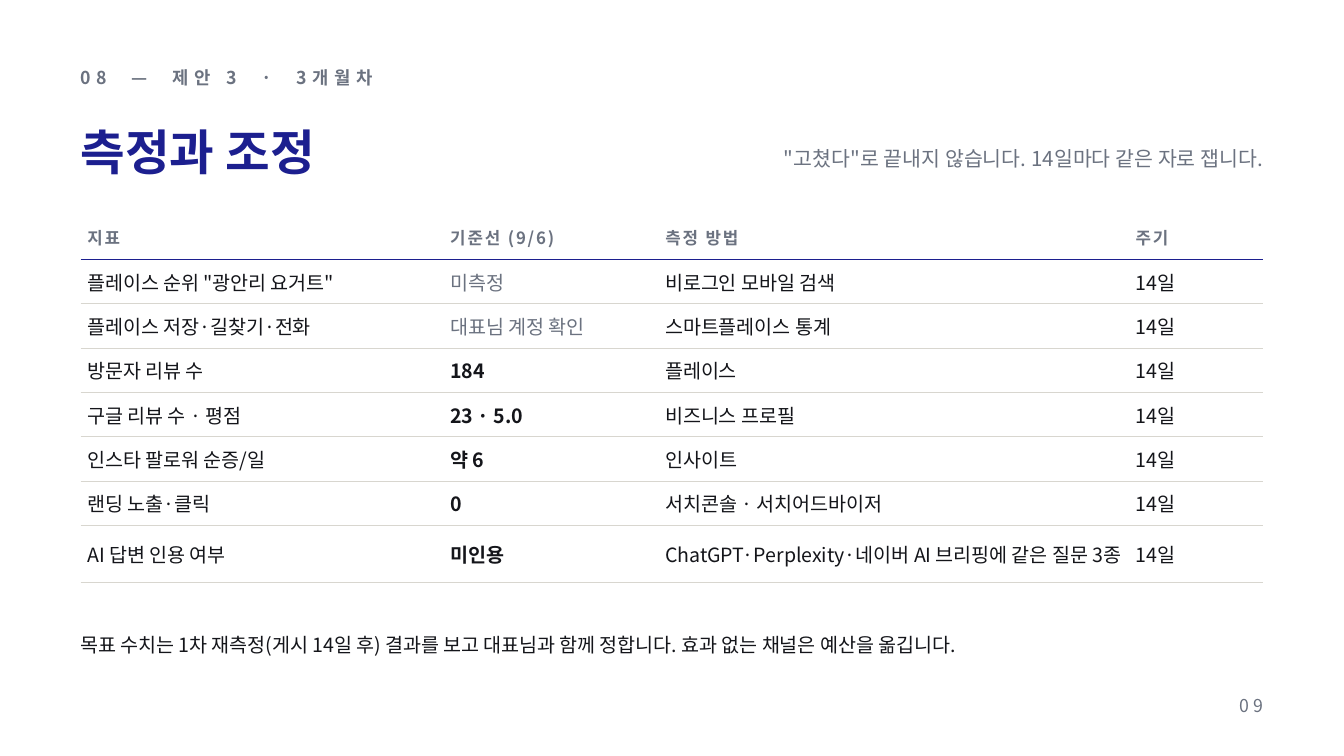
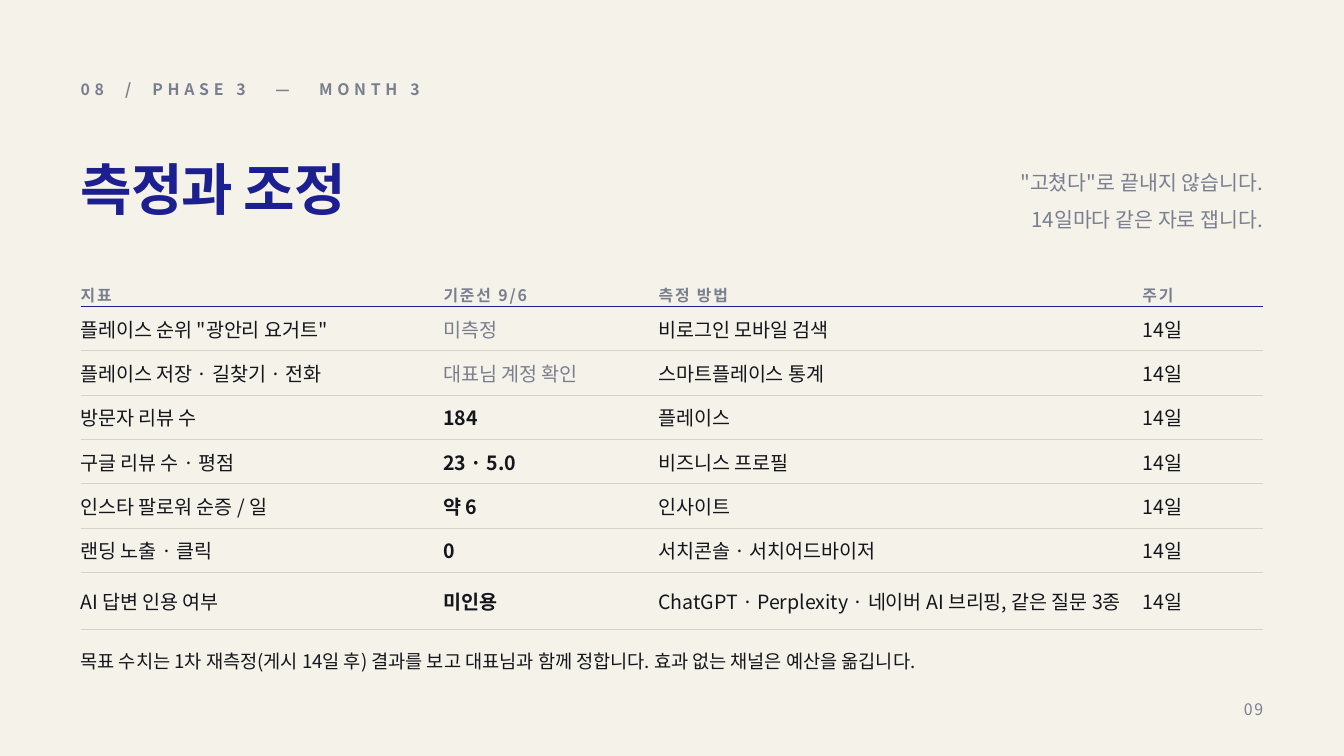
Before and after one commit to severaljama-hue/advertising-agency, a slide deck: slide 9 of docs/sydney-yogurt-lab/proposal.pptx. Drawn at 1344x756 pixels with LibreOffice and Linux fonts; fonts in the diff are those of the drawing. Boxes give left, top, right and bottom in pixels: in the first picture for what was removed or moved away, otherwise in the second. Text is boxed around its words. In the diff, an @@ line names an element or a change of style, - is before the commit and + after.

```diff
--- a/docs/sydney-yogurt-lab/proposal.pptx
+++ b/docs/sydney-yogurt-lab/proposal.pptx
@@ background #FFFFFF to #F5F2EA @@
@@ text at (x1=81, y1=83, x2=419, y2=95): text changed; size 9.5 to 8.5 pt; text colour #6B7280 to #7A7F8E @@
-08 — 제안 3 · 3개월차
+08 / PHASE 3 — MONTH 3
@@ text "측정과 조정" moved from (x1=81, y1=129, x2=315, y2=175) to (x1=81, y1=163, x2=346, y2=215) @@
@@ text "측정과 조정" at (x1=81, y1=163, x2=346, y2=215): size 26 to 30 pt, letter spacing 0 to -0.5 pt; line spacing 1 to 1.2 @@
@@ text at (x1=1020, y1=173, x2=1264, y2=229): text changed; text colour #6B7280 to #7A7F8E @@
-"고쳤다"로 끝내지 않습니다. 14일마다 같은 자로 잽니다.
+"고쳤다"로 끝내지 않습니다.
+14일마다 같은 자로 잽니다.
@@ table at (x1=81, y1=262, x2=1263, y2=618) @@
-row 1, column 2: 기준선 (9/6)
+row 1, column 2: 기준선 9/6
-row 3, column 1: 플레이스 저장·길찾기·전화
+row 3, column 1: 플레이스 저장 · 길찾기 · 전화
-row 6, column 1: 인스타 팔로워 순증/일
+row 6, column 1: 인스타 팔로워 순증 / 일
-row 7, column 1: 랜딩 노출·클릭
+row 7, column 1: 랜딩 노출 · 클릭
-row 8, column 3: ChatGPT·Perplexity·네이버 AI 브리핑에 같은 질문 3종
+row 8, column 3: ChatGPT · Perplexity · 네이버 AI 브리핑, 같은 질문 3종
@@ size 9 to 8.5 pt in "지표", "측정 방법", "주기" @@
@@ text colour #6B7280 to #7A7F8E in "지표", "측정 방법", "주기", "미측정" and 1 more places @@
@@ text colour #14151A to #15161C in "플레이스 순위 "광안리 요거트"", "비로그인 모바일 검색", "14일", "스마트플레이스 통계" and 18 more places @@
@@ borders changed @@
@@ table moved from (x1=81, y1=215, x2=1263, y2=571) to (x1=81, y1=262, x2=1263, y2=618) @@
@@ text "목표 수치는 1차 재측정(게시 14일 ..." moved from (x1=81, y1=635, x2=955, y2=656) to (x1=81, y1=652, x2=916, y2=672) @@
@@ text "목표 수치는 1차 재측정(게시 14일 ..." at (x1=81, y1=652, x2=916, y2=672): size 10.5 to 10 pt, text colour #14151A to #15161C; line spacing 1 to 1.5; vertical alignment middle to top @@
@@ text "09" moved from (x1=1240, y1=699, x2=1263, y2=712) to (x1=1196, y1=695, x2=1263, y2=722) @@
@@ text "09" at (x1=1196, y1=695, x2=1263, y2=722): size 9.5 to 8.5 pt, text colour #6B7280 to #7A7F8E, letter spacing 2 to 1 pt @@
```
Also in this commit, not shown: 11 other slides changed, 1 other file.
